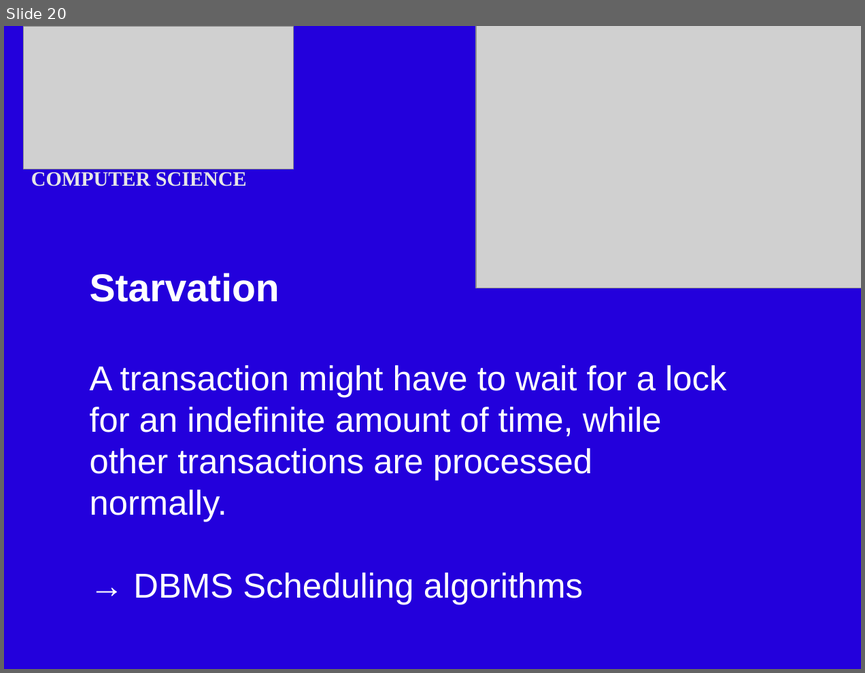
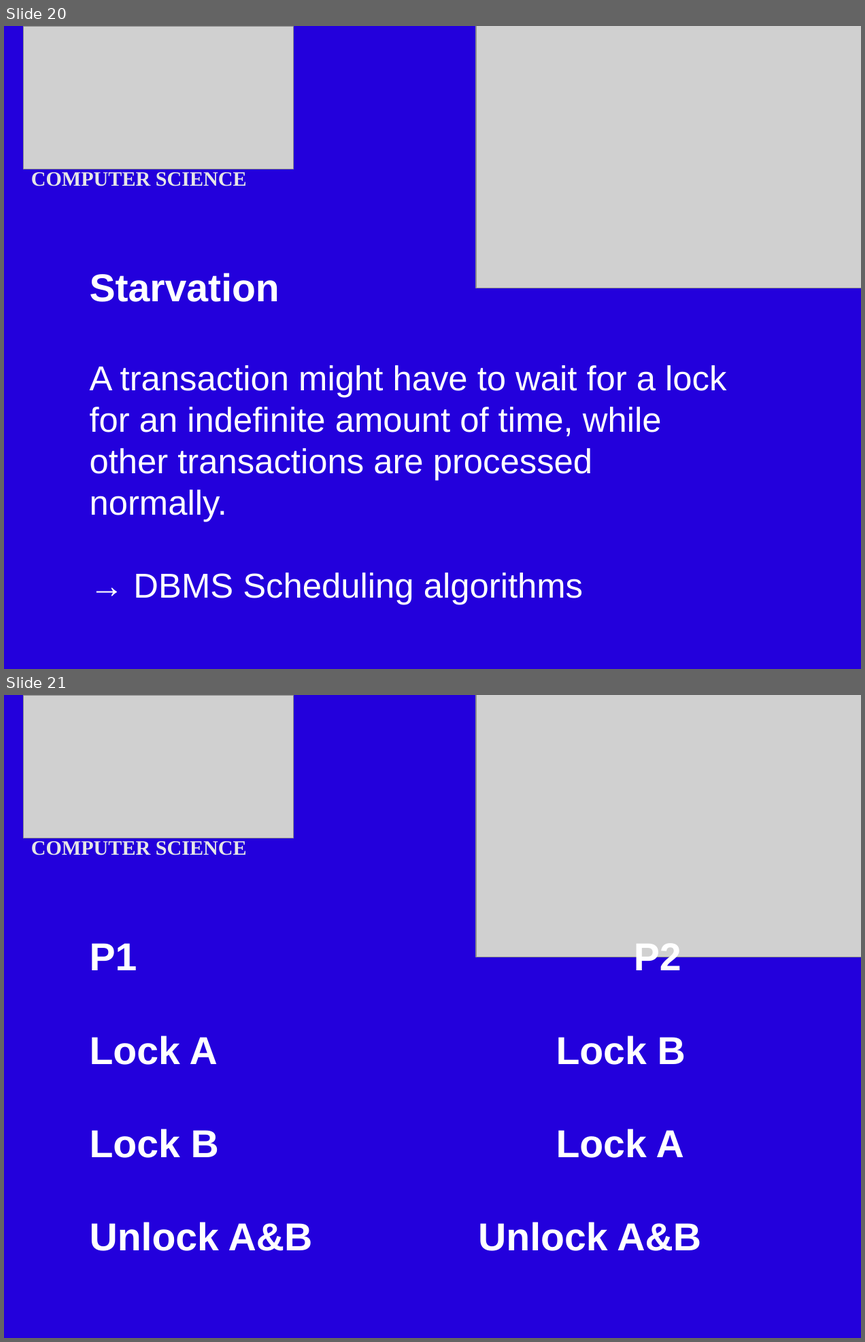
Before and after one commit to BOwsnicki/Distrib, a slide deck: slides/DBTransactions.odp. Shown one above the other, each under a label of ours: slide 20 before the commit, slides 20 and 21 after it. The pictures are 865x673 and 865x1342 pixels, drawn with LibreOffice and Linux fonts; fonts in the diff are those of the drawing; grey boxes stand for pictures. Boxes give left, top, right and bottom in pixels: in the first picture for what was removed or moved away, otherwise in the second. Text is boxed around its words. In the diff, an @@ line names an element or a change of style, - is before the commit and + after.

```diff
--- a/slides/DBTransactions.odp
+++ b/slides/DBTransactions.odp
@@ slide 21 added at [4,695,861,1338], background #2300DC @@
@@ picture added at [24,695,293,838] @@
@@ picture added at [476,695,861,957] @@
@@ text added at [31,841,247,855], 19 pt, text #E6E6E6, bold @@
+COMPUTER SCIENCE
@@ text added at [90,943,701,1251], 36 pt, text #FFFFFF, bold @@
+P1 P2
+Lock A Lock B
+Lock B Lock A
+Unlock A&B Unlock A&B
```
Also in this commit, not shown: 11 other files.
